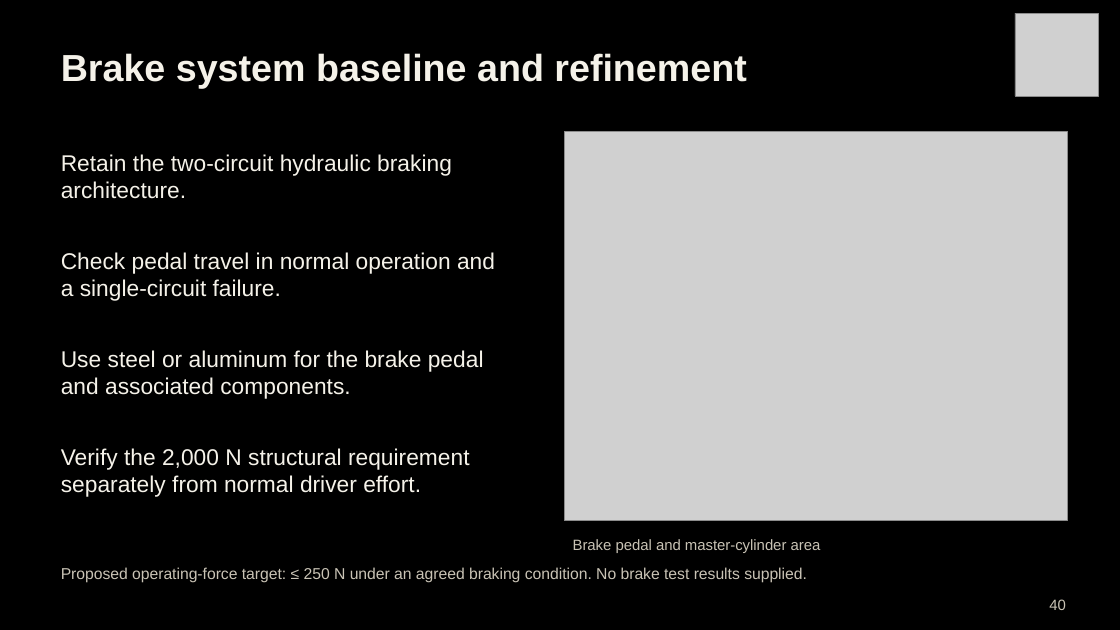
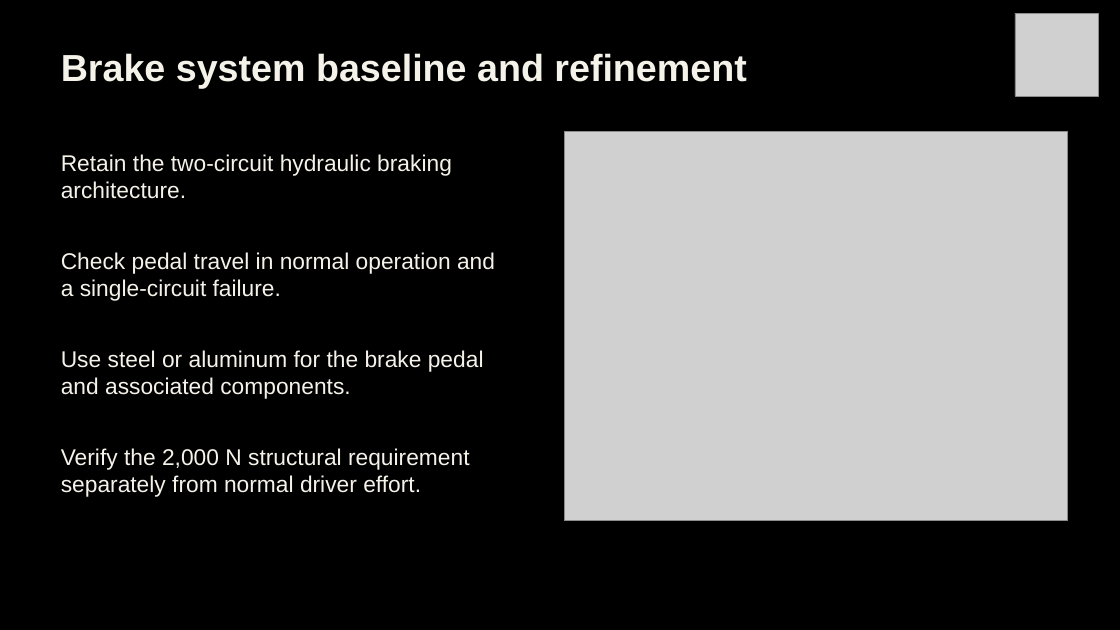
Before and after one commit to Polowater123/Aggie-Baja-Controls-The-A.B.C.-, a slide deck: slide 32 of PDR Draft.pptx (slide 40 before the commit). Drawn at 1120x630 pixels with LibreOffice and Linux fonts; fonts in the diff are those of the drawing; grey boxes stand for pictures. Boxes give left, top, right and bottom in pixels: in the first picture for what was removed or moved away, otherwise in the second. Text is boxed around its words. In the diff, an @@ line names an element or a change of style, - is before the commit and + after.

```diff
--- a/PDR Draft.pptx
+++ b/PDR Draft.pptx
@@ text removed at (573,539,821,553) @@
-Brake pedal and master-cylinder area
@@ text removed at (61,567,807,583) @@
-Proposed operating-force target: ≤ 250 N under an agreed braking condition. No brake test results supplied.
@@ text removed at (1049,599,1066,610) @@
-40
```
Also in this commit, not shown: 37 other slides changed, 2 slides added, 15 slides removed, 1 other file.
